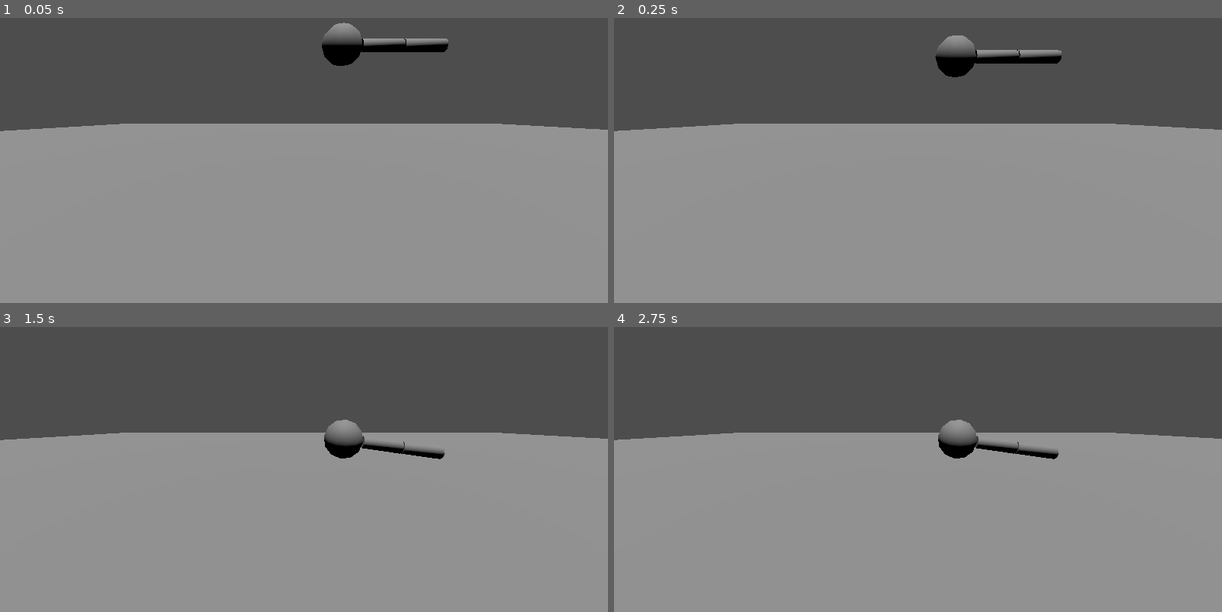
Above: before the commit, frames 1-4 (two rows, left to right).
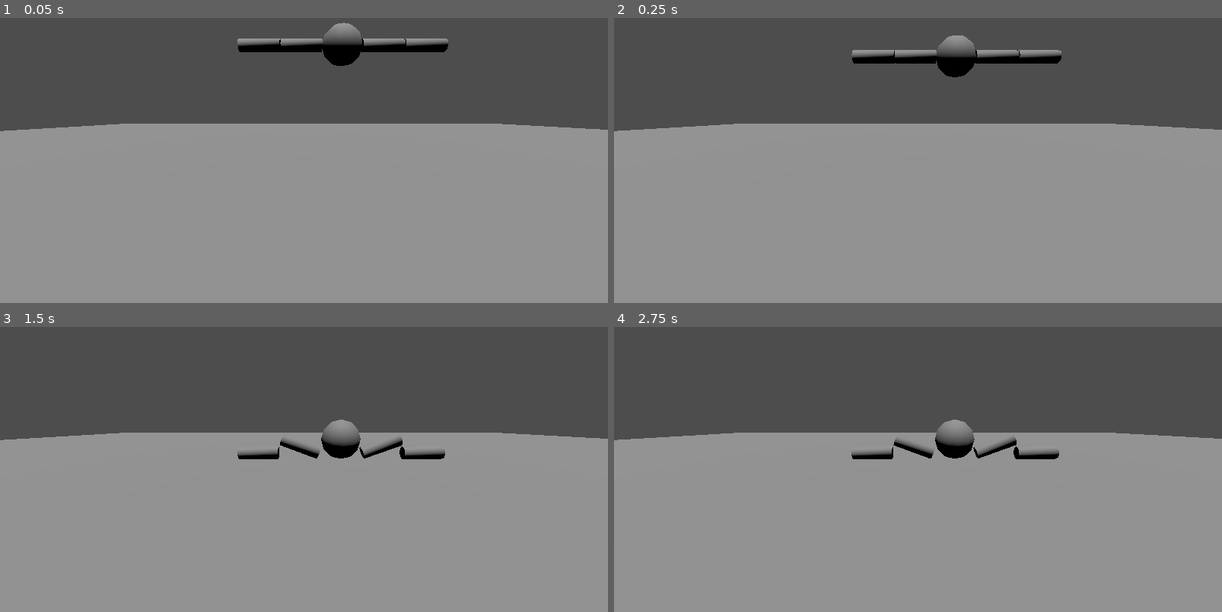
Above: after the commit, the same moments.

Repository: borbware/FGJ24
Game: Godot game, scene res://scenes/level_template.tscn
Two runs of this game, one before a commit and one after it. Both use one fixed random seed, a clock stepped at 60 frames per second and the inputs below. Before the commit the project starts from res://scenes/level.tscn.
Inputs:
- Up to frame 1 (0.05 s): no input
- Up to frame 2 (0.25 s): no input
- Up to frame 3 (1.5 s): hold Right (ui_right) 0.53-1.28 s; hold Left (ui_left) from 1.28 s (still down)
- Up to frame 4 (2.75 s): tap Enter at 2 s; release Left (ui_left) at 2.03 s; hold Right (ui_right) from 2.03 s (still down)

The runs differ from the first frame. In frame 1, 0.6% of the frame differs, in the area x 39-54%, y 7-12%; in frame 2, 0.6%; in frame 3, 1.0%; in frame 4, 1.0%, in the area x 39-74%, y 32-47%.

Commit message:
add music, add level template

Diff:
--- a/project.godot
+++ b/project.godot
@@ -11,10 +11,73 @@
 [application]
 
 config/name="FGJ24"
-run/main_scene="res://scenes/level.tscn"
+run/main_scene="res://scenes/level_template.tscn"
 config/features=PackedStringArray("4.2", "Forward Plus")
 config/icon="res://icon.svg"
 
 [dotnet]
 
 project/assembly_name="FGJ24"
+
+[input]
+
+left_trigger={
+"deadzone": 0.5,
+"events": [Object(InputEventJoypadMotion,"resource_local_to_scene":false,"resource_name":"","device":-1,"axis":4,"axis_value":1.0,"script":null)
+]
+}
+right_trigger={
+"deadzone": 0.5,
+"events": [Object(InputEventJoypadMotion,"resource_local_to_scene":false,"resource_name":"","device":-1,"axis":5,"axis_value":1.0,"script":null)
+]
+}
+left_stick_left={
+"deadzone": 0.5,
+"events": [Object(InputEventJoypadMotion,"resource_local_to_scene":false,"resource_name":"","device":-1,"axis":0,"axis_value":-1.0,"script":null)
+]
+}
+left_stick_right={
+"deadzone": 0.5,
+"events": [Object(InputEventJoypadMotion,"resource_local_to_scene":false,"resource_name":"","device":-1,"axis":0,"axis_value":1.0,"script":null)
+]
+}
+right_stick_left={
+"deadzone": 0.5,
+"events": [Object(InputEventJoypadMotion,"resource_local_to_scene":false,"resource_name":"","device":-1,"axis":2,"axis_value":-1.0,"script":null)
+]
+}
+right_stick_right={
+"deadzone": 0.5,
+"events": [Object(InputEventJoypadMotion,"resource_local_to_scene":false,"resource_name":"","device":-1,"axis":2,"axis_value":1.0,"script":null)
+]
+}
+left_stick_up={
+"deadzone": 0.5,
+"events": [Object(InputEventJoypadMotion,"resource_local_to_scene":false,"resource_name":"","device":-1,"axis":1,"axis_value":-1.0,"script":null)
+]
+}
+left_stick_down={
+"deadzone": 0.5,
+"events": [Object(InputEventJoypadMotion,"resource_local_to_scene":false,"resource_name":"","device":-1,"axis":1,"axis_value":1.0,"script":null)
+]
+}
+right_stick_up={
+"deadzone": 0.5,
+"events": [Object(InputEventJoypadMotion,"resource_local_to_scene":false,"resource_name":"","device":-1,"axis":3,"axis_value":-1.0,"script":null)
+]
+}
+right_stick_down={
+"deadzone": 0.5,
+"events": [Object(InputEventJoypadMotion,"resource_local_to_scene":false,"resource_name":"","device":-1,"axis":3,"axis_value":1.0,"script":null)
+]
+}
+left_shoulder={
+"deadzone": 0.5,
+"events": [Object(InputEventJoypadButton,"resource_local_to_scene":false,"resource_name":"","device":-1,"button_index":9,"pressure":0.0,"pressed":false,"script":null)
+]
+}
+right_shoulder={
+"deadzone": 0.5,
+"events": [Object(InputEventJoypadButton,"resource_local_to_scene":false,"resource_name":"","device":-1,"button_index":10,"pressure":0.0,"pressed":false,"script":null)
+]
+}
--- /dev/null
+++ b/scenes/arm.tscn
@@ -0,0 +1,20 @@
+[gd_scene load_steps=2 format=3 uid="uid://dpfk1ln8o4dan"]
+
+[ext_resource type="PackedScene" uid="uid://rtjleiuxpshc" path="res://scenes/arm_body.tscn" id="1_xqvm1"]
+
+[node name="Arm1" type="Node3D"]
+
+[node name="Generic6DOFJoint3D2" type="ConeTwistJoint3D" parent="."]
+transform = Transform3D(1, 0, 0, 0, 1, 0, 0, 0, 1, 0.5, 0, 0)
+node_a = NodePath("../ArmBody2")
+node_b = NodePath("../ArmBody")
+
+[node name="Generic6DOFJoint3D" type="ConeTwistJoint3D" parent="."]
+transform = Transform3D(1, 0, 0, 0, 1, 0, 0, 0, 1, 1.5, 0, 0)
+node_b = NodePath("../ArmBody")
+
+[node name="ArmBody" parent="." instance=ExtResource("1_xqvm1")]
+transform = Transform3D(1, 0, 0, 0, 1, 0, 0, 0, 1, 0.98874, 0, 0)
+
+[node name="ArmBody2" parent="." instance=ExtResource("1_xqvm1")]
+transform = Transform3D(1, 0, 0, 0, 1, 0, 0, 0, 1, 2.00958, 0, 0)
--- a/scenes/arm_body.tscn
+++ b/scenes/arm_body.tscn
@@ -1,7 +1,7 @@
 [gd_scene load_steps=2 format=3 uid="uid://rtjleiuxpshc"]
 
 [sub_resource type="CylinderShape3D" id="CylinderShape3D_3pcrd"]
-height = 1.0
+height = 0.75
 radius = 0.15
 
 [node name="ArmBody" type="RigidBody3D"]
--- /dev/null
+++ b/scenes/lauri.tscn
@@ -0,0 +1,7 @@
+[gd_scene load_steps=2 format=3 uid="uid://5mh7dgx4hs4a"]
+
+[ext_resource type="PackedScene" uid="uid://bxt60620luavk" path="res://scenes/level_template.tscn" id="1_iu1dw"]
+
+[node name="Lauri" type="Node3D"]
+
+[node name="LevelTemplate" parent="." instance=ExtResource("1_iu1dw")]
--- a/scenes/level.tscn
+++ b/scenes/level_template.tscn
@@ -1,6 +1,7 @@
-[gd_scene load_steps=4 format=3 uid="uid://bxt60620luavk"]
+[gd_scene load_steps=5 format=3 uid="uid://bxt60620luavk"]
 
-[ext_resource type="PackedScene" uid="uid://usfq5ar7em4i" path="res://scenes/player.tscn" id="1_8g3fj"]
+[ext_resource type="PackedScene" uid="uid://usfq5ar7em4i" path="res://scenes/player.tscn" id="1_iqs33"]
+[ext_resource type="AudioStream" uid="uid://7npudlyoekfd" path="res://assets/music/FGJ24-intro-v1.mp3" id="2_i0m2m"]
 
 [sub_resource type="PlaneMesh" id="PlaneMesh_66js6"]
 size = Vector2(50, 50)
@@ -8,12 +9,12 @@
 [sub_resource type="BoxShape3D" id="BoxShape3D_c6wvq"]
 size = Vector3(50, 1, 50)
 
-[node name="Level" type="Node3D"]
+[node name="LevelTemplate" type="Node3D"]
 
 [node name="Camera3D" type="Camera3D" parent="."]
 transform = Transform3D(1, 0, 0, 0, 0.996267, 0.0863211, 0, -0.0863211, 0.996267, -0.92794, 1.42122, 5.61001)
 
-[node name="Player" parent="." instance=ExtResource("1_8g3fj")]
+[node name="Player" parent="." instance=ExtResource("1_iqs33")]
 transform = Transform3D(1, 0, 0, 0, 1, 0, 0, 0, 1, 0, 3.08255, 0)
 
 [node name="StaticBody3D" type="StaticBody3D" parent="."]
@@ -28,3 +29,7 @@
 
 [node name="DirectionalLight3D" type="DirectionalLight3D" parent="."]
 transform = Transform3D(1, 0, 0, 0, 0.28425, 0.95875, 0, -0.95875, 0.28425, 0, 4.10531, 0)
+
+[node name="AudioStreamPlayer" type="AudioStreamPlayer" parent="."]
+stream = ExtResource("2_i0m2m")
+autoplay = true
--- a/scenes/player.tscn
+++ b/scenes/player.tscn
@@ -1,7 +1,7 @@
 [gd_scene load_steps=4 format=3 uid="uid://usfq5ar7em4i"]
 
-[ext_resource type="PackedScene" uid="uid://rtjleiuxpshc" path="res://scenes/arm_body.tscn" id="1_3evab"]
 [ext_resource type="Script" path="res://scenes/player_movement.gd" id="1_44f4q"]
+[ext_resource type="PackedScene" uid="uid://dpfk1ln8o4dan" path="res://scenes/arm.tscn" id="2_p4n8q"]
 
 [sub_resource type="SphereShape3D" id="SphereShape3D_jk65a"]
 
@@ -16,18 +16,17 @@
 
 [node name="BodyModel" type="CSGSphere3D" parent="BodyBody"]
 
-[node name="Generic6DOFJoint3D" type="Generic6DOFJoint3D" parent="."]
-transform = Transform3D(1, 0, 0, 0, 1, 0, 0, 0, 1, 0.450673, 0.047684, -0.112836)
-node_a = NodePath("../BodyBody")
-node_b = NodePath("../ArmBody")
+[node name="Arm2" parent="." instance=ExtResource("2_p4n8q")]
+transform = Transform3D(-1, 8.74228e-08, 0, -8.74228e-08, -1, 0, 0, 0, 1, 0, 0, 0)
 
-[node name="Generic6DOFJoint3D2" type="Generic6DOFJoint3D" parent="."]
-transform = Transform3D(1, 0, 0, 0, 1, 0, 0, 0, 1, 0.901347, 0.0953679, -0.225673)
-node_a = NodePath("../ArmBody2")
-node_b = NodePath("../ArmBody")
+[node name="Generic6DOFJoint3D" parent="Arm2" index="1"]
+node_a = NodePath("../../BodyBody")
 
-[node name="ArmBody" parent="." instance=ExtResource("1_3evab")]
-transform = Transform3D(1, 0, 0, 0, 1, 0, 0, 0, 1, 0.98874, 0, 0)
+[node name="Arm1" parent="." instance=ExtResource("2_p4n8q")]
 
-[node name="ArmBody2" parent="." instance=ExtResource("1_3evab")]
-transform = Transform3D(1, 0, 0, 0, 1, 0, 0, 0, 1, 2.00958, 0, 0)
+[node name="Generic6DOFJoint3D" parent="Arm1" index="1"]
+node_a = NodePath("../../BodyBody")
+
+[editable path="Arm2"]
+[editable path="Arm2/ArmBody"]
+[editable path="Arm1"]
--- a/scenes/player_movement.gd
+++ b/scenes/player_movement.gd
@@ -8,4 +8,6 @@
 
 # Called every frame. 'delta' is the elapsed time since the previous frame.
 func _process(delta):
-	pass
+	var direction = Input.get_axis("ui_left", "ui_right")
+	if direction:
+		print(direction)
Not shown, added: assets/music/FGJ24-intro-v1.mp3.import
Not shown, added: assets/music/FGJ24-intro-v1.mp3
